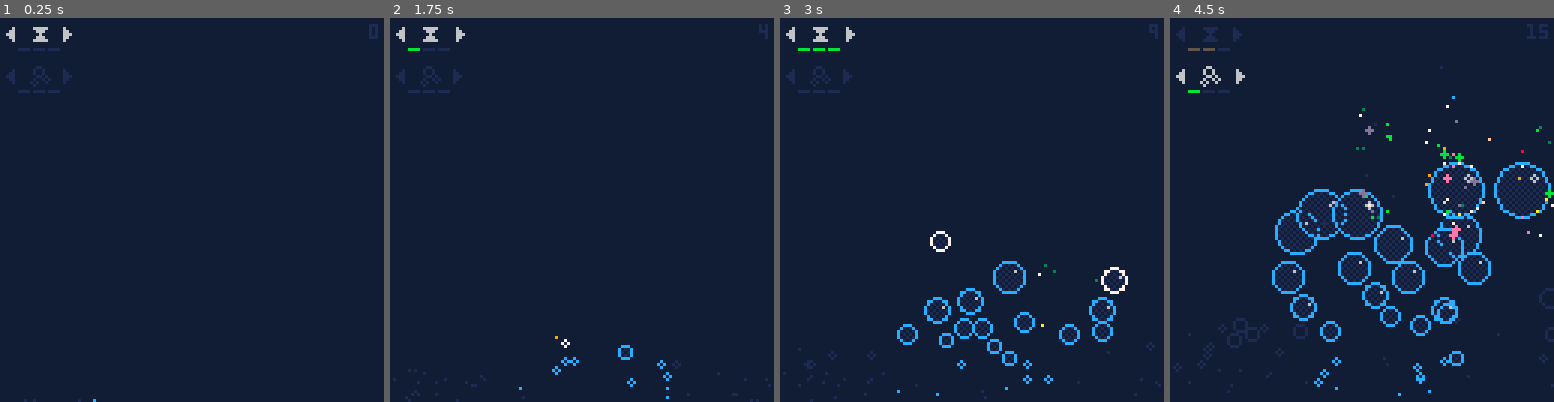
Above: before the commit, frames 1-4 (left to right).
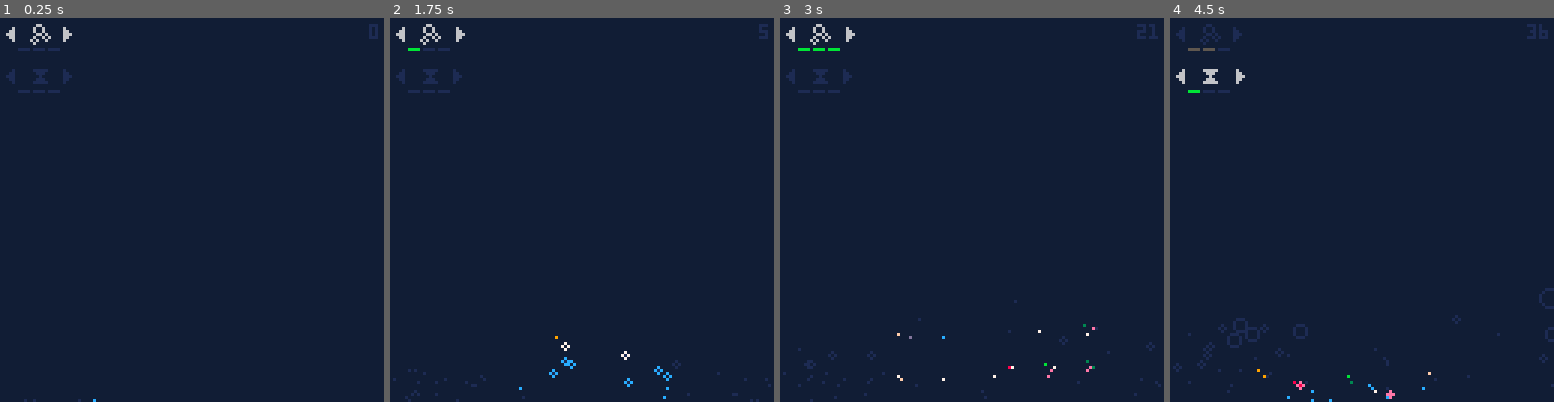
Above: after the commit, the same moments.

Repository: beardedsakimonkey/bubble_pop.p8
Game: PICO-8 cartridge bubble_pop.p8
Two runs of this game, one before a commit and one after it. Both use one fixed random seed, a clock stepped at 60 frames per second and the inputs below.
Inputs:
- Up to frame 1 (0.25 s): no input
- Up to frame 2 (1.75 s): tap X (X key) at 0.33, 1.07 s; tap O (Z key) at 0.7, 1.7 s; hold Right from 1.6 s (still down)
- Up to frame 3 (3 s): tap X (X key) at 1.85, 2.97 s; release Right at 2.1 s; tap O (Z key) at 2.1, 2.5, 2.9 s; hold Up 2.15-2.42 s; hold Right from 2.47 s (still down)
- Up to frame 4 (4.5 s): release Right at 3.03 s; hold Left 3.08-3.58 s; tap O (Z key) at 3.3, 3.7, 4.1 s; hold Down 3.63-3.97 s; hold Right from 4.02 s (still down); tap X (X key) at 4.08 s

The runs differ from the first frame. In frame 1, 0.2% of the frame differs, in the area x 7-14%, y 1-18%; in frame 2, 0.6%; in frame 3, 3.5%; in frame 4, 9.6%, in the area x 7-100%, y 1-100%.

Commit message:
swap control order

Diff:
--- a/bubble_pop.lua
+++ b/bubble_pop.lua
@@ -8,10 +8,10 @@
 f=0
 cartdata('tubeman_bubble_pop')
 score=dget(0) or 0
-speedup,multipop=1,2
+multipop,speedup=1,2
 ctrls={
+	[multipop]={spr=1, v=0},
 	[speedup]={spr=0, v=0},
-	[multipop]={spr=1, v=0},
 }
 sel=1
 
